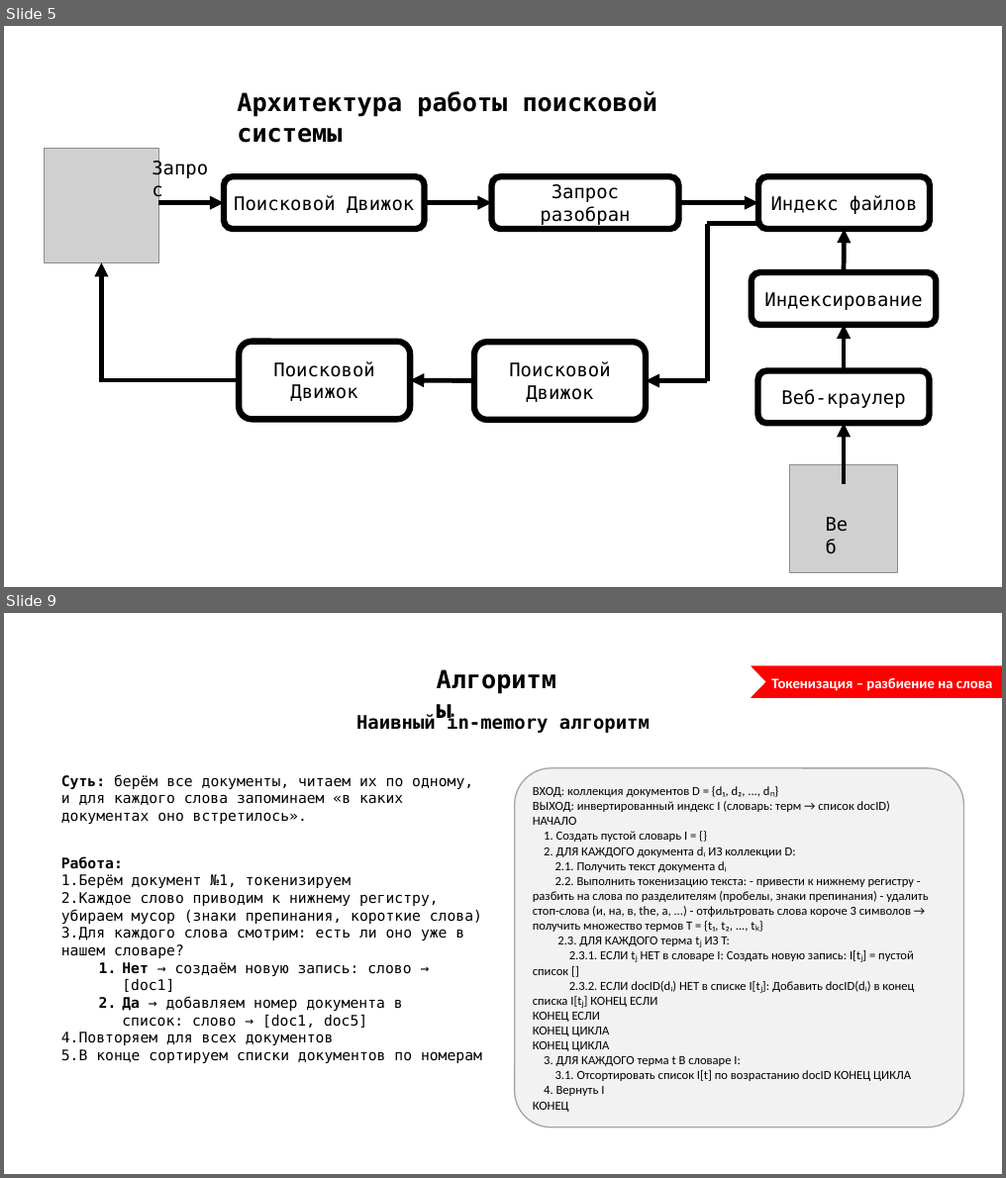
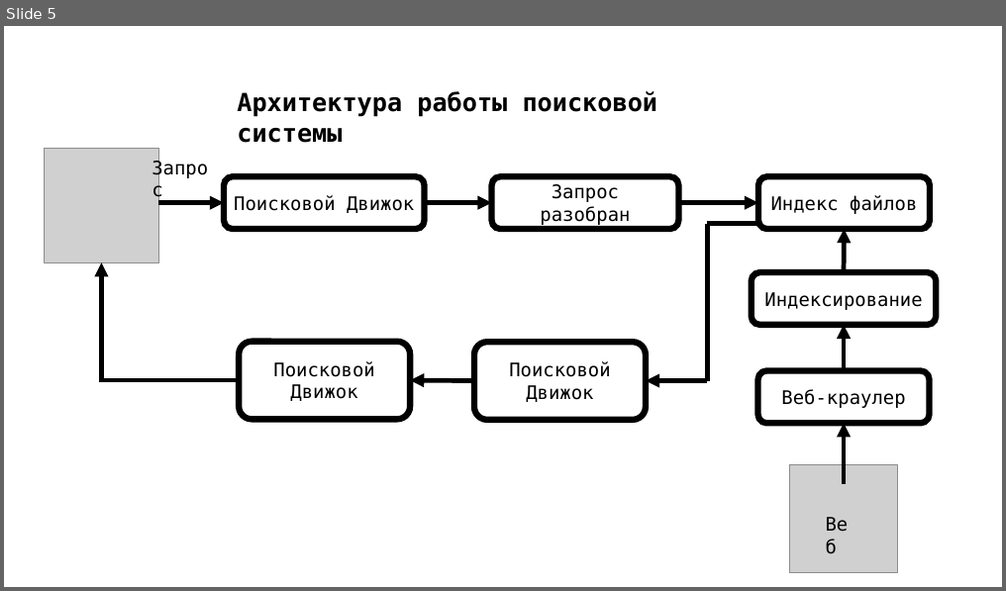
Before and after one commit to 0xK3rn0de/kursach_search, a slide deck: преза.pptx. Shown one above the other, each under a label of ours: slides 5 and 9 before the commit, slide 5 after it; the slides between them are not shown. The pictures are 1006x1178 and 1006x591 pixels, drawn with LibreOffice and Linux fonts; fonts in the diff are those of the drawing; grey boxes stand for pictures. Boxes give left, top, right and bottom in pixels: in the first picture for what was removed or moved away, otherwise in the second. Text is boxed around its words. In the diff, an @@ line names an element or a change of style, - is before the commit and + after.

```diff
--- a/преза.pptx
+++ b/преза.pptx
@@ slide 9 removed at box(4, 613, 1002, 1174), background #FFFFFF @@
@@ text removed at box(430, 660, 577, 697) @@
-Алгоритмы
@@ triangle removed at box(750, 666, 766, 698) @@
@@ rectangle removed at box(751, 666, 1002, 698) @@
@@ text removed at box(771, 678, 992, 691) @@
-Токенизация – разбиение на слова
@@ text removed at box(356, 714, 649, 733) @@
-Наивный in-memory алгоритм
@@ text removed at box(61, 774, 473, 824) @@
-Суть: берём все документы, читаем их по одному, и для каждого слова запоминаем «в каких документах оно встретилось».
@@ rounded rectangle removed at box(515, 768, 963, 1128) @@
-ВХОД: коллекция документов D = {d₁, d₂, ..., dₙ}
-ВЫХОД: инвертированный индекс I (словарь: терм → список docID)
-НАЧАЛО
-1. Создать пустой словарь I = {}
-2. ДЛЯ КАЖДОГО документа dᵢ ИЗ коллекции D:
-2.1. Получить текст документа dᵢ
-2.2. Выполнить токенизацию текста: - привести к нижнему регистру - разбить на слова по разделителям (пробелы, знаки препинания) - удалить стоп-слова (и, на, в, the, a, ...) - отфильтровать слова короче 3 символов → получить множество термов T = {t₁, t₂, ..., tₖ}
-2.3. ДЛЯ КАЖДОГО терма tⱼ ИЗ T:
-2.3.1. ЕСЛИ tⱼ НЕТ в словаре I: Создать новую запись: I[tⱼ] = пустой список []
-2.3.2. ЕСЛИ docID(dᵢ) НЕТ в списке I[tⱼ]: Добавить docID(dᵢ) в конец списка I[tⱼ] КОНЕЦ ЕСЛИ
-КОНЕЦ ЕСЛИ
-КОНЕЦ ЦИКЛА
-КОНЕЦ ЦИКЛА
-3. ДЛЯ КАЖДОГО терма t В словаре I:
-3.1. Отсортировать список I[t] по возрастанию docID КОНЕЦ ЦИКЛА
-4. Вернуть I
-КОНЕЦ
@@ text removed at box(61, 857, 482, 1063) @@
-Работа:
-1. Берём документ №1, токенизируем
-2. Каждое слово приводим к нижнему регистру, убираем мусор (знаки препинания, короткие слова)
-3. Для каждого слова смотрим: есть ли оно уже в нашем словаре?
-  1. Нет → создаём новую запись: слово → [doc1]
-  2. Да → добавляем номер документа в список: слово → [doc1, doc5]
-4. Повторяем для всех документов
-5. В конце сортируем списки документов по номерам
```
Also in this commit, not shown: 2 slides changed, 7 slides added, 10 other slides removed, 15 other files.
